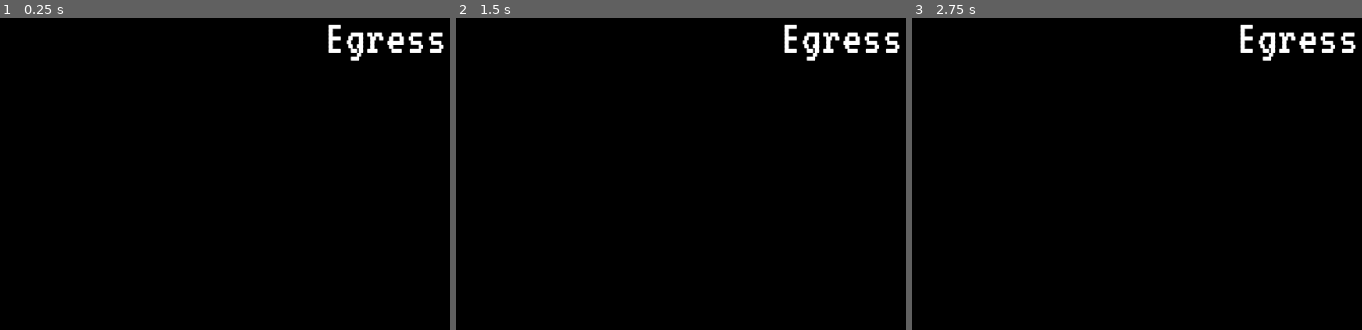
Above: before the commit, frames 1-3 (left to right).
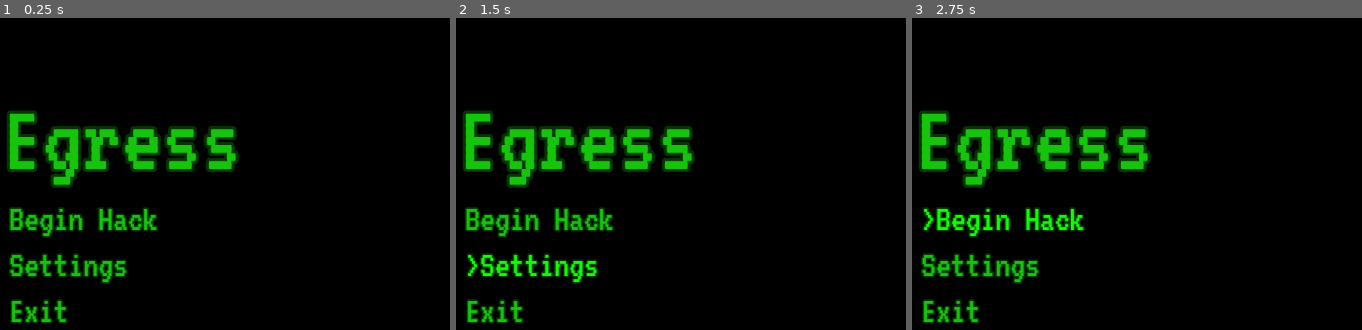
Above: after the commit, the same moments.

Repository: Lunatic-Games/egress
Game: Godot game, scene res://menus/main_menu/main_menu.tscn
Same seed, same stepped clock (60 frames per second), same inputs: the game is played once before the commit and once after it. The project has no main scene, so this scene is started directly.
Inputs (mouse positions are in pixels of both pictures, inside the frame that each line leads up to):
- Up to frame 1 (0.25 s): no input
- Up to frame 2 (1.5 s): click (541, 264) at 0.5 s, where only the run after the commit has a clickable "Settings"; click (541, 264) at 1.25 s, where only the run after the commit has a clickable ">Settings"
- Up to frame 3 (2.75 s): click (997, 217) at 2 s, where only the run after the commit has a clickable "Begin Hack"

The runs differ from the first frame. In frame 1, 11% of the frame differs, in the area x 1-99%, y 1-99%; in frame 2, 11%; in frame 3, 11%.

Commit message:
Created basic main menu

Diff:
--- /dev/null
+++ b/default_bus_layout.tres
@@ -0,0 +1,15 @@
+[gd_resource type="AudioBusLayout" format=2]
+
+[resource]
+bus/1/name = "Music"
+bus/1/solo = false
+bus/1/mute = false
+bus/1/bypass_fx = false
+bus/1/volume_db = 0.0
+bus/1/send = "Master"
+bus/2/name = "SFX"
+bus/2/solo = false
+bus/2/mute = false
+bus/2/bypass_fx = false
+bus/2/volume_db = 0.0
+bus/2/send = "Master"
--- /dev/null
+++ b/menus/main_menu/main_menu.gd
@@ -0,0 +1,14 @@
+extends Control
+
+
+
+func _on_BeginButton_pressed():
+	pass # Replace with function body.
+
+
+func _on_SettingsButton_pressed():
+	pass # Replace with function body.
+
+
+func _on_ExitButton_pressed():
+	get_tree().quit()
--- a/menus/main_menu/main_menu.tscn
+++ b/menus/main_menu/main_menu.tscn
@@ -1,44 +1,83 @@
-[gd_scene load_steps=5 format=2]
+[gd_scene load_steps=7 format=2]
 
 [ext_resource path="res://assets/ui/VT323-Regular.ttf" type="DynamicFontData" id=1]
-
-[sub_resource type="Shader" id=3]
-code = "shader_type canvas_item;
-
-void fragment() {
-	//vec4 value = texture(TEXTURE, )
-	//vec4 up = texture(TEXTURE, UV + TEXTURE_PIXEL_SIZE * vec2(1, 0));
-	//COLOR = COLOR + up;
-}"
-
-[sub_resource type="ShaderMaterial" id=4]
-shader = SubResource( 3 )
+[ext_resource path="res://menus/menu_label.tscn" type="PackedScene" id=2]
+[ext_resource path="res://menus/menu_button.tscn" type="PackedScene" id=3]
+[ext_resource path="res://assets/sfx/clack.wav" type="AudioStream" id=4]
+[ext_resource path="res://menus/main_menu/main_menu.gd" type="Script" id=5]
 
 [sub_resource type="DynamicFont" id=1]
-size = 64
+size = 128
+outline_size = 4
+outline_color = Color( 0.0862745, 0.776471, 0.0470588, 0.270588 )
 font_data = ExtResource( 1 )
 
 [node name="MainMenu" type="Control"]
 anchor_right = 1.0
 anchor_bottom = 1.0
+margin_right = -1.0
+margin_bottom = 1.0
+script = ExtResource( 5 )
 __meta__ = {
 "_edit_use_anchors_": false
 }
 
-[node name="Label" type="Label" parent="."]
-material = SubResource( 4 )
-anchor_left = 0.5
+[node name="TitleLabel" parent="." instance=ExtResource( 2 )]
+anchor_left = 0.0
+anchor_right = 0.0
+margin_left = 9.0
+margin_top = -176.5
+margin_right = 315.0
+margin_bottom = -47.5
+custom_fonts/font = SubResource( 1 )
+custom_colors/font_color = Color( 0.0862745, 0.776471, 0.0470588, 1 )
+text = "Egress"
+
+[node name="VBoxContainer" type="VBoxContainer" parent="."]
 anchor_top = 0.5
-anchor_right = 0.5
 anchor_bottom = 0.5
-margin_left = -90.2979
-margin_top = -274.233
-margin_right = 65.7021
-margin_bottom = -209.233
-custom_fonts/font = SubResource( 1 )
-custom_colors/font_color = Color( 1, 1, 1, 1 )
-text = "Egress"
-align = 1
+margin_left = 12.0
+margin_top = -37.5
+margin_right = 214.0
+margin_bottom = 135.5
 __meta__ = {
 "_edit_use_anchors_": false
 }
+
+[node name="BeginButton" parent="VBoxContainer" instance=ExtResource( 3 )]
+margin_right = 202.0
+focus_mode = 0
+custom_colors/font_color_hover = Color( 0.054902, 1, 0, 1 )
+custom_colors/font_color_pressed = Color( 0.0313726, 0.513726, 0, 1 )
+enabled_focus_mode = 0
+text = "Begin Hack"
+
+[node name="SettingsButton" parent="VBoxContainer" instance=ExtResource( 3 )]
+margin_top = 59.0
+margin_right = 202.0
+margin_bottom = 114.0
+focus_mode = 0
+custom_colors/font_color_hover = Color( 0.054902, 1, 0, 1 )
+custom_colors/font_color_pressed = Color( 0.0313726, 0.513726, 0, 1 )
+enabled_focus_mode = 0
+text = "Settings"
+
+[node name="ExitButton" parent="VBoxContainer" instance=ExtResource( 3 )]
+margin_top = 118.0
+margin_right = 202.0
+margin_bottom = 173.0
+focus_mode = 0
+custom_colors/font_color_hover = Color( 0.054902, 1, 0, 1 )
+custom_colors/font_color_pressed = Color( 0.0313726, 0.513726, 0, 1 )
+enabled_focus_mode = 0
+text = "Exit"
+
+[node name="AudioStreamPlayer" type="AudioStreamPlayer" parent="."]
+stream = ExtResource( 4 )
+volume_db = -10.0
+pitch_scale = 0.9
+autoplay = true
+bus = "Music"
+[connection signal="pressed" from="VBoxContainer/BeginButton" to="." method="_on_BeginButton_pressed"]
+[connection signal="pressed" from="VBoxContainer/SettingsButton" to="." method="_on_SettingsButton_pressed"]
+[connection signal="pressed" from="VBoxContainer/ExitButton" to="." method="_on_ExitButton_pressed"]
--- /dev/null
+++ b/menus/menu_button.gd
@@ -0,0 +1,19 @@
+extends Button
+
+
+func _on_mouse_entered():
+	if not text.begins_with(">"):
+		text = ">" + text
+
+
+func _on_mouse_exited():
+	if text.begins_with(">"):
+		text = text.lstrip(">")
+
+
+func _on_focus_entered():
+	_on_mouse_entered()
+
+
+func _on_focus_exited():
+	_on_mouse_exited()
--- /dev/null
+++ b/menus/menu_button.tscn
@@ -0,0 +1,28 @@
+[gd_scene load_steps=4 format=2]
+
+[ext_resource path="res://assets/ui/VT323-Regular.ttf" type="DynamicFontData" id=1]
+[ext_resource path="res://menus/menu_button.gd" type="Script" id=2]
+
+[sub_resource type="DynamicFont" id=1]
+size = 48
+outline_size = 2
+outline_color = Color( 0.0862745, 0.776471, 0.0470588, 0.270588 )
+font_data = ExtResource( 1 )
+
+[node name="MenuButton" type="Button"]
+margin_right = 164.0
+margin_bottom = 55.0
+custom_fonts/font = SubResource( 1 )
+custom_colors/font_color = Color( 0.0862745, 0.776471, 0.0470588, 1 )
+custom_colors/font_color_hover = Color( 0.054902, 1, 0, 1 )
+text = "PRESS ME"
+flat = true
+align = 0
+script = ExtResource( 2 )
+__meta__ = {
+"_edit_use_anchors_": false
+}
+[connection signal="focus_entered" from="." to="." method="_on_focus_entered"]
+[connection signal="focus_exited" from="." to="." method="_on_focus_exited"]
+[connection signal="mouse_entered" from="." to="." method="_on_mouse_entered"]
+[connection signal="mouse_exited" from="." to="." method="_on_mouse_exited"]
--- /dev/null
+++ b/menus/menu_label.tscn
@@ -0,0 +1,26 @@
+[gd_scene load_steps=3 format=2]
+
+[ext_resource path="res://assets/ui/VT323-Regular.ttf" type="DynamicFontData" id=1]
+
+[sub_resource type="DynamicFont" id=1]
+size = 64
+outline_size = 4
+outline_color = Color( 0.0862745, 0.776471, 0.0470588, 0.270588 )
+font_data = ExtResource( 1 )
+
+[node name="MenuLabel" type="Label"]
+anchor_left = 0.5
+anchor_top = 0.5
+anchor_right = 0.5
+anchor_bottom = 0.5
+margin_left = -65.0
+margin_top = -32.5
+margin_right = 65.0
+margin_bottom = 32.5
+custom_fonts/font = SubResource( 1 )
+custom_colors/font_color = Color( 0.0862745, 0.776471, 0.0470588, 1 )
+text = "Label"
+align = 1
+__meta__ = {
+"_edit_use_anchors_": false
+}
Not shown, added: assets/sfx/clack.wav.import
Not shown, added: assets/sfx/clack.wav
